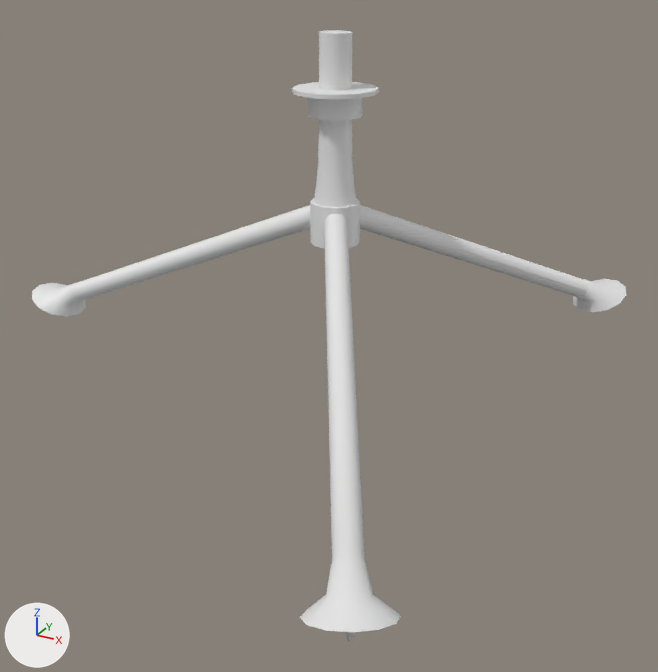
Two versions of the FBX model Assets/Meshes/Export/vickersGunMount.fbx, one commit apart.
Before and after are seen from a camera (50 mm lens) standing at (0.543, -1.148, 0.067) and looking at (-0.081, -0.014, -0.5). Arrows for +X, +Y and +Z are at lower left; the lights stay in place. The first picture is the older version. Where no turn or scale is listed for an object, it has been applied to the vertices.
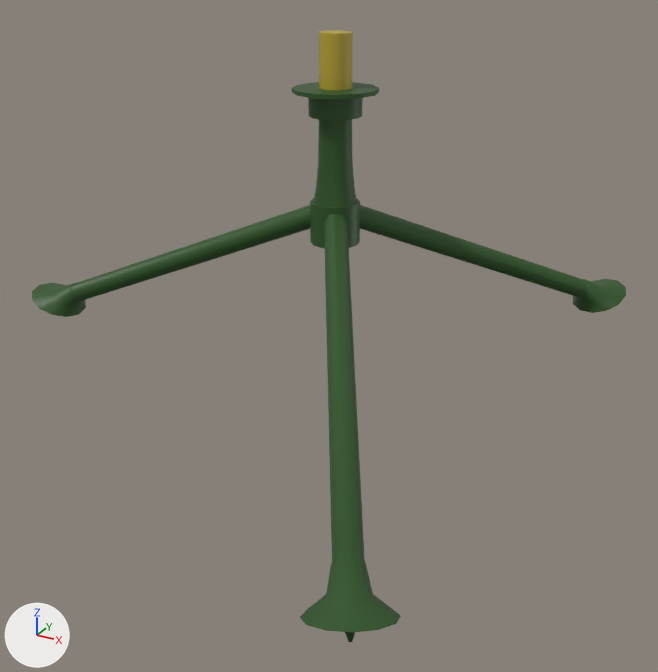
What differs and where, as boxes [x1, y1, x2, y2] in the pictures (658 x 672 px):
```json
{"object": "Cylinder.007", "change": "recoloured", "before": [300, 214, 401, 642], "after": [300, 214, 401, 642], "on screen": "white to dark green"}
{"object": "Cylinder.006", "change": "recoloured", "before": [32, 205, 626, 317], "after": [32, 205, 626, 317], "on screen": "white to dark green"}
{"object": "Cylinder.008", "change": "recoloured", "before": [32, 205, 626, 317], "after": [32, 205, 626, 317], "on screen": "white to dark green"}
{"object": "Cylinder.005", "change": "recoloured", "before": [292, 82, 379, 249], "after": [292, 82, 379, 249], "on screen": "white to dark green"}
{"object": "Cylinder.004", "change": "recoloured", "before": [319, 30, 353, 90], "after": [319, 30, 353, 90], "on screen": "white to yellow"}
```

The change, as JSON lines over the scene's bpy script:
```json
{"op": "add", "block": "mat_olivegreen", "code": ["mat_olivegreen = principled_material('oliveGreen')", "mat_olivegreen.base_color = (0.0241, 0.0864, 0.0152)  # dark green #2b5321"]}
{"op": "add", "block": "mat_golden", "code": ["mat_golden = principled_material('Golden')", "mat_golden.base_color = (0.483, 0.368, 0.0329)  # yellow #b9a333"]}
{"block": "me_cylinder_013", "where": "me_cylinder_013.from_pydata(...)  # 168 vertices, 158 faces; spans x -0.63..-0.013, y -0.05..0.05, z -0.504..-0.218"}
{"op": "add", "block": "me_cylinder_013", "code": "me_cylinder_013.materials.append(mat_olivegreen)  # dark green #2b5321"}
{"block": "me_cylinder_010", "where": "me_cylinder_010.from_pydata(...)  # 120 vertices, 110 faces; spans x -0.061..0.061, y -0.061..0.061, z -0.275..-0.051"}
{"op": "add", "block": "me_cylinder_010", "code": "me_cylinder_010.materials.append(mat_olivegreen)  # dark green #2b5321"}
{"block": "me_cylinder_012", "where": "me_cylinder_012.from_pydata(...)  # 168 vertices, 158 faces; spans x -0.005..0.341, y -0.553..-0.007, z -0.504..-0.218"}
{"op": "add", "block": "me_cylinder_012", "code": "me_cylinder_012.materials.append(mat_olivegreen)  # dark green #2b5321"}
{"block": "me_cylinder_009", "where": "me_cylinder_009.from_pydata(...)  # 24 vertices, 14 faces; spans x -0.0229..0.0229, y -0.0229..0.0229, z -0.0513..0.0229"}
{"op": "add", "block": "me_cylinder_009", "code": "me_cylinder_009.materials.append(mat_golden)  # yellow #b9a333"}
{"op": "add", "block": "me_cylinder_015", "code": ["me_cylinder_015 = bpy.data.meshes.new('Cylinder.015')", "me_cylinder_015.from_pydata(...)  # 168 vertices, 158 faces; spans x -0.63..-0.013, y -0.05..0.05, z -0.504..-0.218", "me_cylinder_015.materials.append(mat_olivegreen)  # dark green #2b5321"]}
{"op": "set", "path": "ob_cylinder_008", "old": "bpy.data.objects.new('Cylinder.008', me_cylinder_013)", "new": "bpy.data.objects.new('Cylinder.008', me_cylinder_015)"}
{"op": "set", "path": "ob_cylinder_006", "old": "bpy.data.objects.new('Cylinder.006', me_cylinder_011)", "new": "bpy.data.objects.new('Cylinder.006', me_cylinder_013)"}
```
